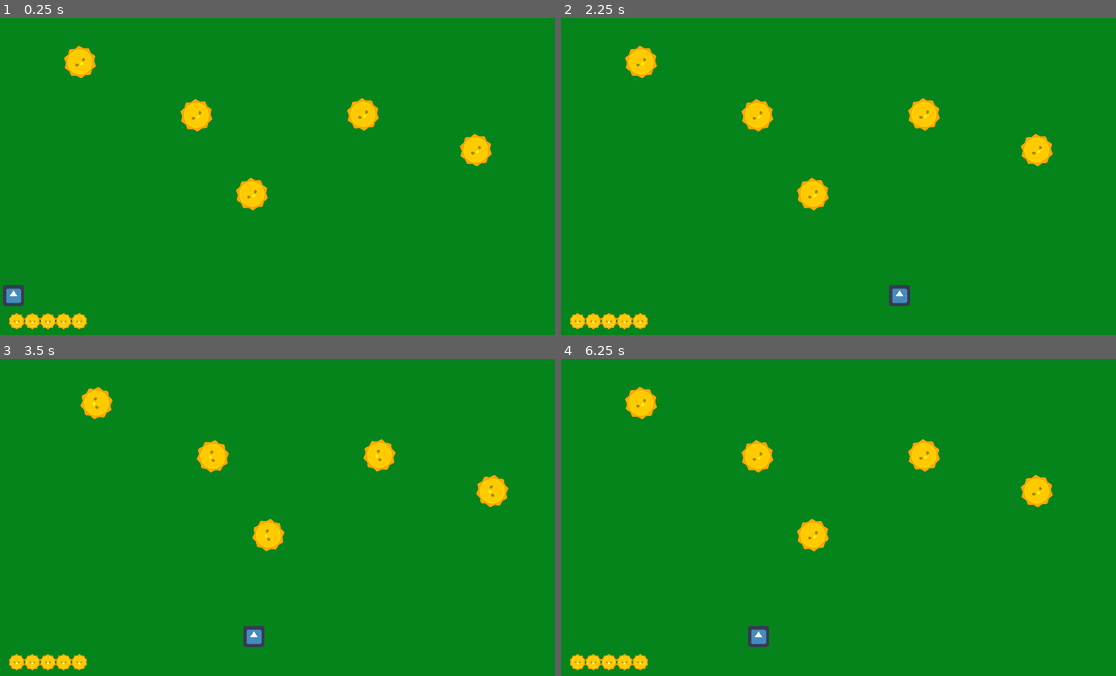
Above: before the commit, frames 1-4 (two rows, left to right).
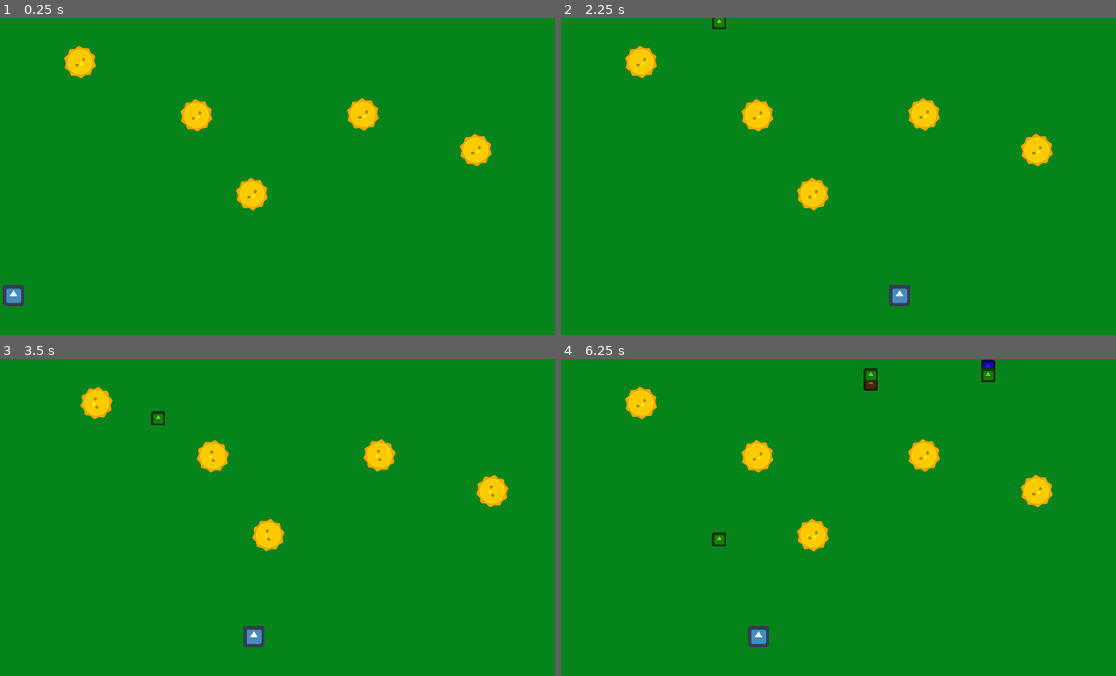
Above: after the commit, the same moments.

Repository: Szczocik/Pollinations_bee
Game: Godot game, scene res://Worlds/World_1.tscn
Two runs of this game, one before a commit and one after it. Both use one fixed random seed, a clock stepped at 60 frames per second and the inputs below. This scene is started directly instead of the project's main scene. The engine's default icon, where the game draws it, is replaced by a stand-in: a white triangle on a blue panel in a dark square.
Inputs (mouse positions are in pixels of both pictures, inside the frame that each line leads up to):
- Up to frame 1 (0.25 s): no input
- Up to frame 2 (2.25 s): move the mouse to (966, 160) at 0.52 s; move the mouse to (727, 192) at 1.27 s; move the mouse to (899, 106) at 2.02 s
- Up to frame 3 (3.5 s): move the mouse to (255, 580) at 2.77 s
- Up to frame 4 (6.25 s): move the mouse to (1010, 565) at 3.52 s; move the mouse to (672, 469) at 4.27 s; move the mouse to (871, 517) at 5.02 s; move the mouse to (760, 438) at 5.77 s

The runs differ from the first frame. In frame 1, 0.5% of the frame differs, in the area x 1-16%, y 93-99%; in frame 2, 0.6%; in frame 3, 0.6%; in frame 4, 0.9%, in the area x 1-79%, y 0-99%.

Commit message:
WermSpawner

Diff:
--- a/NPCs/Worm1.tscn
+++ b/NPCs/Worm1.tscn
@@ -3,6 +3,7 @@
 [ext_resource path="res://NPCs/Worm.tscn" type="PackedScene" id=1]
 
 [node name="Worm1" instance=ExtResource( 1 )]
+speed = 25
 
 [node name="Sprite" parent="." index="1"]
 modulate = Color( 0.207843, 0.0901961, 0.882353, 1 )
--- a/NPCs/Worm2.tscn
+++ b/NPCs/Worm2.tscn
@@ -3,7 +3,7 @@
 [ext_resource path="res://NPCs/Worm.tscn" type="PackedScene" id=1]
 
 [node name="Worm2" instance=ExtResource( 1 )]
-position = Vector2( 0, 0 )
+speed = 75
 
 [node name="Sprite" parent="." index="1"]
 modulate = Color( 0.882353, 0.294118, 0.0901961, 1 )
--- a/NPCs/Worm3.tscn
+++ b/NPCs/Worm3.tscn
@@ -3,3 +3,4 @@
 [ext_resource path="res://NPCs/Worm.tscn" type="PackedScene" id=1]
 
 [node name="Worm3" instance=ExtResource( 1 )]
+speed = 100
--- a/Worlds/World_1.gd
+++ b/Worlds/World_1.gd
@@ -76,3 +76,7 @@
 	var worm = WormScene.instance()
 	add_child(worm)
 	worm.global_position = location
+
+
+func _on_DeathZone_area_entered(area):
+	area.queue_free()
--- a/Worlds/World_1.tscn
+++ b/Worlds/World_1.tscn
@@ -25,6 +25,9 @@
 
 [sub_resource type="RectangleShape2D" id=3]
 extents = Vector2( 61.5, 353.75 )
+
+[sub_resource type="RectangleShape2D" id=5]
+extents = Vector2( 704, 37.5 )
 
 [node name="World_1" type="Node2D"]
 script = ExtResource( 1 )
@@ -165,28 +168,7 @@
 [node name="Player" parent="." instance=ExtResource( 4 )]
 position = Vector2( 640, 630 )
 z_index = 1
-score = 5
 flower = ExtResource( 3 )
-
-[node name="MusicTimer" type="Timer" parent="."]
-wait_time = 10.0
-one_shot = true
-
-[node name="CountdownTimer" type="Timer" parent="."]
-wait_time = 5.0
-one_shot = true
-
-[node name="StopTimer" type="Timer" parent="."]
-wait_time = 2.0
-one_shot = true
-
-[node name="RestartMusicTimer" type="Timer" parent="."]
-wait_time = 5.0
-one_shot = true
-
-[node name="GUILayer" type="CanvasLayer" parent="."]
-
-[node name="HUD" parent="GUILayer" groups=["hud"] instance=ExtResource( 5 )]
 
 [node name="WormSpawner" type="Node" parent="."]
 script = ExtResource( 6 )
@@ -195,22 +177,53 @@
 [node name="SpawnPositions" type="Node" parent="WormSpawner"]
 
 [node name="WormStart1" type="Position2D" parent="WormSpawner/SpawnPositions"]
-position = Vector2( 201, -69 )
+position = Vector2( 98, -67 )
 
 [node name="WormStart2" type="Position2D" parent="WormSpawner/SpawnPositions"]
-position = Vector2( 475, -65 )
+position = Vector2( 359, -115 )
 
 [node name="WormStart3" type="Position2D" parent="WormSpawner/SpawnPositions"]
-position = Vector2( 821, -65 )
+position = Vector2( 703, -188 )
 
 [node name="WormStart4" type="Position2D" parent="WormSpawner/SpawnPositions"]
-position = Vector2( 1095, -65 )
+position = Vector2( 969, -88 )
+
+[node name="WormStart5" type="Position2D" parent="WormSpawner/SpawnPositions"]
+position = Vector2( 1234, -206 )
 
 [node name="SpawnTimer" type="Timer" parent="WormSpawner"]
-
+autostart = true
+
+[node name="MusicTimer" type="Timer" parent="."]
+wait_time = 10.0
+one_shot = true
+
+[node name="CountdownTimer" type="Timer" parent="."]
+wait_time = 5.0
+one_shot = true
+
+[node name="StopTimer" type="Timer" parent="."]
+wait_time = 2.0
+one_shot = true
+
+[node name="RestartMusicTimer" type="Timer" parent="."]
+wait_time = 5.0
+one_shot = true
+
+[node name="GUILayer" type="CanvasLayer" parent="."]
+
+[node name="HUD" parent="GUILayer" groups=["hud"] instance=ExtResource( 5 )]
+
+[node name="DeathZone" type="Area2D" parent="."]
+
+[node name="CollisionShape2D" type="CollisionShape2D" parent="DeathZone"]
+position = Vector2( 639, 878 )
+shape = SubResource( 5 )
+
+[connection signal="spawn_worm" from="WormSpawner" to="." method="spawn_worm"]
+[connection signal="timeout" from="WormSpawner/SpawnTimer" to="WormSpawner" method="_on_SpawnTimer_timeout"]
 [connection signal="timeout" from="MusicTimer" to="." method="_on_MusicTimer_timeout"]
 [connection signal="timeout" from="CountdownTimer" to="." method="_on_CountdownTimer_timeout"]
 [connection signal="timeout" from="StopTimer" to="." method="_on_StopTimer_timeout"]
 [connection signal="timeout" from="RestartMusicTimer" to="." method="_on_RestartMusicTimer_timeout"]
-[connection signal="spawn_worm" from="WormSpawner" to="." method="spawn_worm"]
-[connection signal="timeout" from="WormSpawner/SpawnTimer" to="WormSpawner" method="_on_SpawnTimer_timeout"]
+[connection signal="area_entered" from="DeathZone" to="." method="_on_DeathZone_area_entered"]
Not shown: 1 places in Worlds/World_1.tscn that only renumber resources
